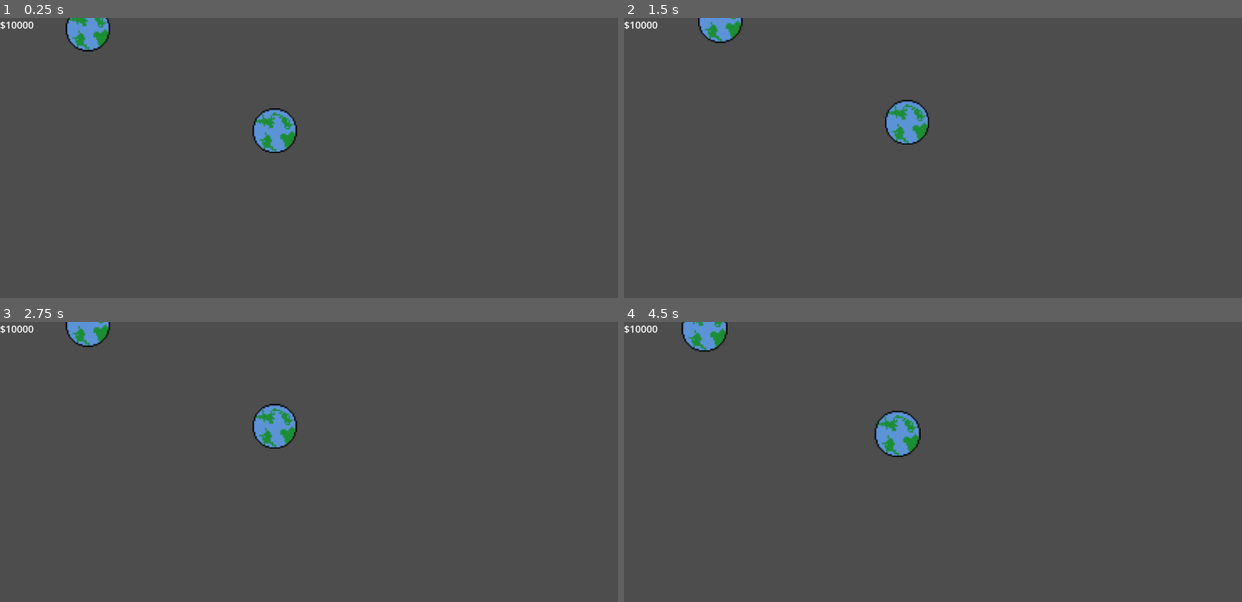
Above: before the commit, frames 1-4 (two rows, left to right).
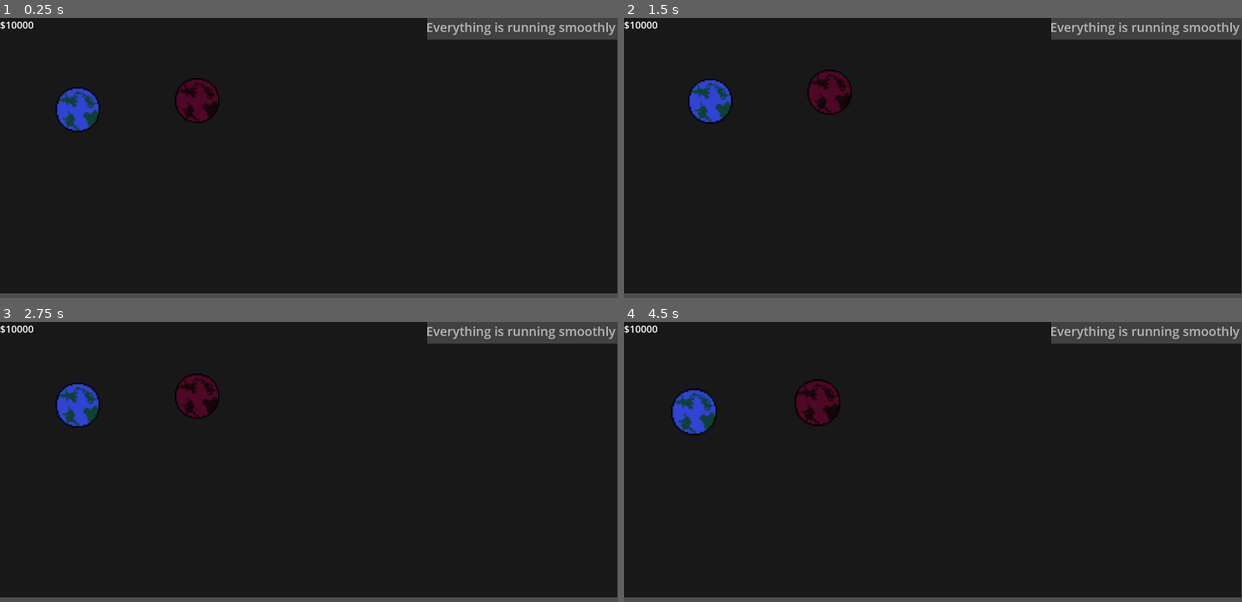
Above: after the commit, the same moments.

Repository: Bdavis49382/HyperLanesProject
Game: Godot game, scene res://scenes/main.tscn
Same seed, same stepped clock (60 frames per second), same inputs: the game is played once before the commit and once after it.
Inputs (mouse positions are in pixels of both pictures, inside the frame that each line leads up to):
- Up to frame 1 (0.25 s): no input
- Up to frame 2 (1.5 s): tap Enter at 0.5 s; move the mouse to (1068, 144) at 0.52 s; tap S (camera_down) at 0.6 s; click (1068, 144) at 0.67 s; tap Space at 1.25 s; move the mouse to (809, 172) at 1.27 s; tap A (camera_left) at 1.35 s; click (809, 172) at 1.42 s
- Up to frame 3 (2.75 s): tap Enter at 2 s; move the mouse to (370, 400) at 2.02 s; tap D (camera_right) at 2.1 s; click (370, 400) at 2.17 s
- Up to frame 4 (4.5 s): tap Space at 2.75, 4.25 s; move the mouse to (902, 518) at 2.77 s; tap W (camera_up) at 2.85 s; click (902, 518) at 2.92 s; tap Enter at 3.5 s; move the mouse to (1118, 504) at 3.52 s; click (1118, 504) at 3.6 s; move the mouse to (747, 420) at 4.27 s; tap Q (zoom_in) at 4.35 s; click (747, 420) at 4.42 s

The runs differ from the first frame. In frame 1, 96% of the frame differs, in the area x 0-100%, y 0-99%; in frame 2, 96%; in frame 3, 96%; in frame 4, 96%.

Commit message:
Made planetFactory and started balancing

Diff:
--- a/Scripts/economy.gd
+++ b/Scripts/economy.gd
@@ -9,6 +9,16 @@
 # Called every frame. 'delta' is the elapsed time since the previous frame.
 func _process(delta):
 	get_node("../Camera/HUD/Money").text = "$" + str(money)
+	var over_planets = check_planets_capacity()
+	if len(over_planets):
+		get_node("../Camera/HUD/Message").text = over_planets[0].planetName + " is over capacity! " + str(int($DeathTimer.time_left)) + " seconds left"
+		if $DeathTimer.is_stopped():
+			$DeathTimer.start()
+	else:
+		if not $DeathTimer.is_stopped():
+			$DeathTimer.stop()
+			get_node("../Camera/HUD/Message").text = "Everything is running smoothly"
+
 
 func rand_choice(arr):
 	return arr[randi() % arr.size()]
@@ -22,14 +32,27 @@
 		money -= cost
 		return true
 
+func check_planets_capacity():
+	var over_planets = []
+	for planet in get_tree().get_nodes_in_group("planets"):
+		if planet.get_num_passengers() > planet.planetSize * 10:
+			over_planets.append(planet)
+	return over_planets
+
+func refresh_passengers():
+	for planet in get_tree().get_nodes_in_group("planets"):
+		for passenger_group in planet.passengers.values():
+			if len(passenger_group[0][2]) == 1:
+				passenger_group[0][2] = find_route(passenger_group[0][2],passenger_group[0][0])
+			for passenger in passenger_group:
+				passenger[2] = passenger_group[0][2]
+
 func calc_route_cost(planet1,planet2):
-	var dist = calc_distance(planet1,planet2)
+	var dist = calc_distance(planet1.position,planet2.position)
 	return int(dist * 1.75)
 
-func calc_distance(planet1,planet2):
-	var pos1 = planet1.position
-	var pos2 = planet2.position
-	return sqrt((pos2.x - pos1.x)**2 + (pos2.y - pos1.y)**2)
+func calc_distance(point1,point2):
+	return sqrt((point2.x - point1.x)**2 + (point2.y - point1.y)**2)
 
 func earn_income(amount):
 	money += amount
@@ -48,12 +71,12 @@
 
 func add_passenger(planet,passenger):
 	# If the passenger belongs at this planet, don't add it. Return false
-	if passenger[0] == planet.planetName:
+	if passenger[0] == planet:
 		return false
-	if passenger[0] in planet.passengers:
-		planet.passengers[passenger[0]].append(passenger)
+	if passenger[0].planetName in planet.passengers:
+		planet.passengers[passenger[0].planetName].append(passenger)
 	else:
-		planet.passengers[passenger[0]] = [passenger]
+		planet.passengers[passenger[0].planetName] = [passenger]
 	return true
 
 func _on_timer_timeout():
@@ -70,19 +93,34 @@
 		planet2 = rand_choice(planets)
 	if planet1 == planet2:
 		print('error. Confused passenger')
-	# var route = [planet1]
-	# print(find_route(route,0,planet2))
+	var route = [planet1]
 	# A passenger is just an array of a name(destination) for the passenger, and the distance it is going to get there.
-	add_passenger(planet1,[planet2.planetName,calc_distance(planet1,planet2)])
+	route = find_route(route,planet2)
+	add_passenger(planet1,[planet2,calc_distance(planet1.position,planet2.position),route])
 	# return [planet2.planetName,calc_distance(planet1,planet2)]
 
-func find_route(route,index,destination):
+func find_route(route,destination):
+	route = find_route_recursive(route,0,destination)
+	if route[-1] != destination:
+		return [route[0]]
+	else:
+		return route
+
+func find_route_recursive(route,index,destination):
+	if route[-1] == destination:
+		return route
 	for planet in route[index].connected_planets:
-		if planet == destination:
-			route.append(planet)
-			return route
-		if planet == route[index]:
-			return route
-		route.append(planet)
-		return find_route(route,index+1,destination)
+		if planet in route:
+			continue
+		var new_route = []
+		new_route.append_array(route)
+		new_route.append(planet)
+
+		new_route = find_route_recursive(new_route,index+1,destination)
+		if new_route[-1] == destination:
+			return new_route
 	return route
+
+
+func _on_death_timer_timeout():
+	print('game over')
--- a/Scripts/lane.gd
+++ b/Scripts/lane.gd
@@ -25,11 +25,13 @@
 
 func _on_lane_box_create():
 	planet1.connected_planets.append(planet2)
+	planet2.connected_planets.append(planet1)
 	var curve = Curve2D.new()
 	curve.add_point(planet1.position)
 	curve.add_point(planet2.position)
 	curve.add_point(planet1.position)
 	$Path2D.set_curve(curve)
+	econ.refresh_passengers()
 	add_ship()
 	add_child(line.instantiate())
 
--- a/Scripts/planet.gd
+++ b/Scripts/planet.gd
@@ -15,6 +15,12 @@
 func _process(delta):
 	$InfoBox.scale = box_scale
 
+func get_num_passengers():
+	var total = 0
+	for value in passengers.values():
+		total += len(value)
+	return total
+
 func _on_control_gui_input(event):
 	if event.is_action('click') and event.button_mask == 1:
 		$InfoBox.visible = !$InfoBox.visible
--- /dev/null
+++ b/Scripts/planetFactory.gd
@@ -0,0 +1,89 @@
+extends Node
+
+@export var Planet : PackedScene
+var zones = [[0,0]]
+var planet_names = ["Mercury","Venus","Mars","Jupiter","Saturn","Uranus","Neptune","Ibreon XII","Tulia","Zexade","Iroria 7X","Udarvis","Droutera 4IX","Igolla W8","Estrade","Drehiri","Cothorix","Xelarvis","Druinov","Denkerth","Rion","Merth","Leron","Xochilia VS","Iketer","Brolnaistea 2OA","Nesippe","Ikadus","Kuriuq","Gephahines X","Davinda","Zaphus","Lonadus R2","Uchilles","Taxore"]
+var current_zone = 0
+var planets_in_zone = 2
+var econ
+# Called when the node enters the scene tree for the first time.
+func _ready():
+	econ = get_node("/root/Main/Economy")
+	create_planet("Earth",[0,0])
+	create_random_planet(zones[0])
+	# create_planet("Pluto",[0,0],500)
+	# create_planet("Earth",[0,0],500)
+	# create_planet("Mars",[0,0],500)
+	# create_planet("Neptune",[1000,1000],500)
+	# create_planet("Europa",[2500,2500],500)
+
+
+
+
+# Called every frame. 'delta' is the elapsed time since the previous frame.
+func _process(delta):
+	pass
+
+func get_pos_in_zone(zone,range):
+	var valid = false
+	var x = 0
+	var y = 0
+	while not valid:
+		valid = true
+		x = randi_range(zone[0]-range,zone[0]+range)
+		y = randi_range(zone[1]-range,zone[1]+range)
+		for planet in get_tree().get_nodes_in_group("planets"):
+			if econ.calc_distance(planet.position,Vector2(x,y)) < 400:
+				valid = false
+	return [x,y]
+
+func create_random_planet(zone):
+	var pos = get_pos_in_zone(zone,500)
+	var planet_name = econ.rand_choice(planet_names)
+	planet_names.remove_at(planet_names.find(planet_name))
+	# print("created",planet_name, "in", current_zone, ". There are %s in this zone" % planets_in_zone)
+	create_planet(planet_name,pos)
+
+
+func create_planet(planet_name,position):
+
+	var new_planet = Planet.instantiate()
+	new_planet.planetName = planet_name
+	new_planet.planetSize = 2
+	var r = randi_range(0,255)
+	var g = randi_range(0,255)
+	var b = randi_range(0,255)
+
+	new_planet.get_node("Earth").self_modulate = Color8(r,g,b,255)
+
+	new_planet.position = Vector2(position[0],position[1])
+	new_planet.add_to_group("planets")
+	add_child(new_planet)
+
+func create_zone():
+	var prev_zone = zones[current_zone]
+	var valid = false
+	var zone = []
+	while not valid:
+		valid = true
+		var dist = randi_range(1000,2500)
+		var dist_x = randi_range(0,dist)
+		var dist_y = dist - dist_x
+		if randi_range(0,100) < 50:
+			dist_x *= -1
+		if randi_range(0,100) < 50:
+			dist_y *= -1
+		zone = [prev_zone[0] + dist_x,prev_zone[1] + dist_y]
+		for planet in get_tree().get_nodes_in_group("planets"):
+			if econ.calc_distance(planet.position,Vector2(zone[0],zone[1])) < 700:
+				valid = false
+	zones.append(zone)
+
+func _on_planet_spawn_timer_timeout():
+	if current_zone < len(zones) and len(planet_names) > 0:
+		planets_in_zone += 1
+		create_random_planet(zones[current_zone])
+		if planets_in_zone >= 4:
+			planets_in_zone = 0
+			create_zone()
+			current_zone += 1
--- a/Scripts/ship.gd
+++ b/Scripts/ship.gd
@@ -4,11 +4,18 @@
 var planet1
 var planet2
 var passengers = {}
+var capacity = 15
 var at_planet2 = false
 var at_planet1 = false
 # Called when the node enters the scene tree for the first time.
 func _ready():
 	pass # Replace with function body.
+
+func get_num_passengers():
+	var total = 0
+	for key in passengers:
+		total += len(passengers[key])
+	return total
 
 func move(speed):
 	if progress_ratio < .55 and progress_ratio > .5 and not at_planet2:
@@ -28,7 +35,12 @@
 func pick_up_all(planet):
 	var destinations = planet.passengers.keys()
 	for destination in destinations:
-		pick_up(planet,destination)
+		# If a passenger going to this destination has a route, pick them all up
+		# print(planet.passengers[destination][0][2])
+		# if len(planet.passengers[destination][0][2]) == 0:
+		# 	print()
+		if len(planet.passengers[destination][0][2]) > 1 and planet.passengers[destination][0][2][1] in [planet2,planet1] and get_num_passengers() < capacity:
+			pick_up(planet,destination)
 
 func pick_up(planet,destination):
 	if destination in planet.passengers:
@@ -39,6 +51,9 @@
 			passengers[destination] = new_passengers
 
 func drop_off(planet):
+	# Remove the previous planet from the passenger's routes
+	for passenger_group in passengers.values():
+		passenger_group[0][2].pop_front()
 	planet.accept_passengers(passengers)
 	passengers.clear()
 # Called every frame. 'delta' is the elapsed time since the previous frame.
--- a/scenes/economy.tscn
+++ b/scenes/economy.tscn
@@ -5,8 +5,13 @@
 [node name="Economy" type="Node"]
 script = ExtResource("1_ny3am")
 
-[node name="Timer" type="Timer" parent="."]
+[node name="PassengerTimer" type="Timer" parent="."]
 wait_time = 0.47
 autostart = true
 
-[connection signal="timeout" from="Timer" to="." method="_on_timer_timeout"]
+[node name="DeathTimer" type="Timer" parent="."]
+wait_time = 15.0
+one_shot = true
+
+[connection signal="timeout" from="PassengerTimer" to="." method="_on_timer_timeout"]
+[connection signal="timeout" from="DeathTimer" to="." method="_on_death_timer_timeout"]
--- a/scenes/hud.tscn
+++ b/scenes/hud.tscn
@@ -1,9 +1,30 @@
 [gd_scene format=3 uid="uid://bctb66s476k8l"]
 
 [node name="HUD" type="CanvasLayer"]
+
+[node name="ColorRect" type="ColorRect" parent="."]
+offset_right = 2197.0
+offset_bottom = 983.0
+color = Color(0.0941176, 0.0941176, 0.0941176, 1)
 
 [node name="Money" type="Label" parent="."]
 offset_right = 194.0
 offset_bottom = 149.0
 theme_override_font_sizes/font_size = 35
 text = "$1000"
+
+[node name="Message" type="Label" parent="."]
+offset_left = 1517.0
+offset_top = 1.0
+offset_right = 2196.0
+offset_bottom = 130.0
+theme_override_font_sizes/font_size = 45
+text = "Everything is running smoothly"
+
+[node name="ColorRect" type="ColorRect" parent="Message"]
+layout_mode = 0
+offset_left = 4.0
+offset_top = -1.0
+offset_right = 680.0
+offset_bottom = 76.0
+color = Color(0.419608, 0.419608, 0.419608, 0.494118)
--- a/scenes/main.tscn
+++ b/scenes/main.tscn
@@ -7,31 +7,28 @@
 [ext_resource type="PackedScene" uid="uid://csub8xecu5ec0" path="res://scenes/lane.tscn" id="5_pnn0m"]
 [ext_resource type="PackedScene" uid="uid://bctb66s476k8l" path="res://scenes/hud.tscn" id="6_ny6xt"]
 [ext_resource type="PackedScene" uid="uid://bfycsbay3v70v" path="res://scenes/economy.tscn" id="6_rfoa1"]
+[ext_resource type="Script" path="res://Scripts/planetFactory.gd" id="8_4rnif"]
 
 [node name="Main" type="Node2D"]
 script = ExtResource("1_p26hy")
 lane_box = ExtResource("2_2swyk")
 lane = ExtResource("5_pnn0m")
 
+[node name="planetFactory" type="Node" parent="."]
+script = ExtResource("8_4rnif")
+Planet = ExtResource("1_3sbwt")
+
+[node name="planetSpawnTimer" type="Timer" parent="planetFactory"]
+wait_time = 45.0
+autostart = true
+
+[node name="Economy" parent="." instance=ExtResource("6_rfoa1")]
+
 [node name="Camera" type="Camera2D" parent="."]
-position = Vector2(576, 325)
+position = Vector2(823, 173)
 script = ExtResource("2_b0krl")
 
 [node name="HUD" parent="Camera" instance=ExtResource("6_ny6xt")]
+layer = -1
 
-[node name="Earth" parent="." groups=["planets"] instance=ExtResource("1_3sbwt")]
-position = Vector2(454, 228)
-planetName = "Earth"
-planetSize = 3
-
-[node name="Mars" parent="." groups=["planets"] instance=ExtResource("1_3sbwt")]
-position = Vector2(-211, -136)
-planetName = "Mars"
-planetSize = 1
-
-[node name="Neptune" parent="." groups=["planets"] instance=ExtResource("1_3sbwt")]
-position = Vector2(2924, -767)
-planetName = "Neptune"
-planetSize = 1
-
-[node name="Economy" parent="." instance=ExtResource("6_rfoa1")]
+[connection signal="timeout" from="planetFactory/planetSpawnTimer" to="planetFactory" method="_on_planet_spawn_timer_timeout"]
Not shown: 1 places in scenes/main.tscn that only renumber resources
